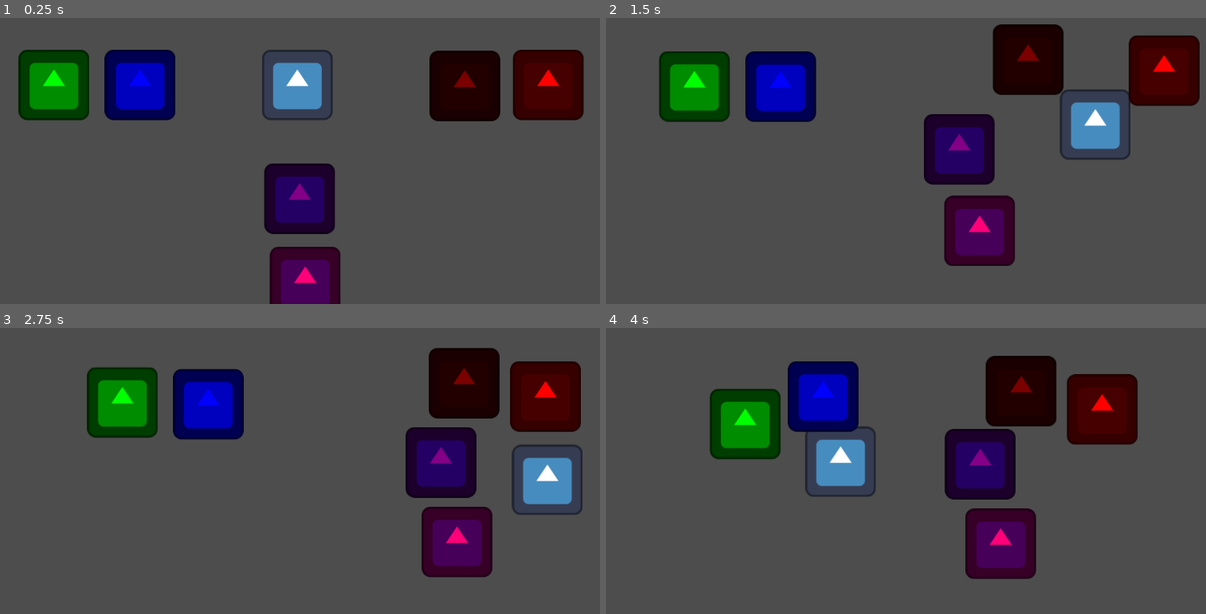
Above: before the commit, frames 1-4 (two rows, left to right).
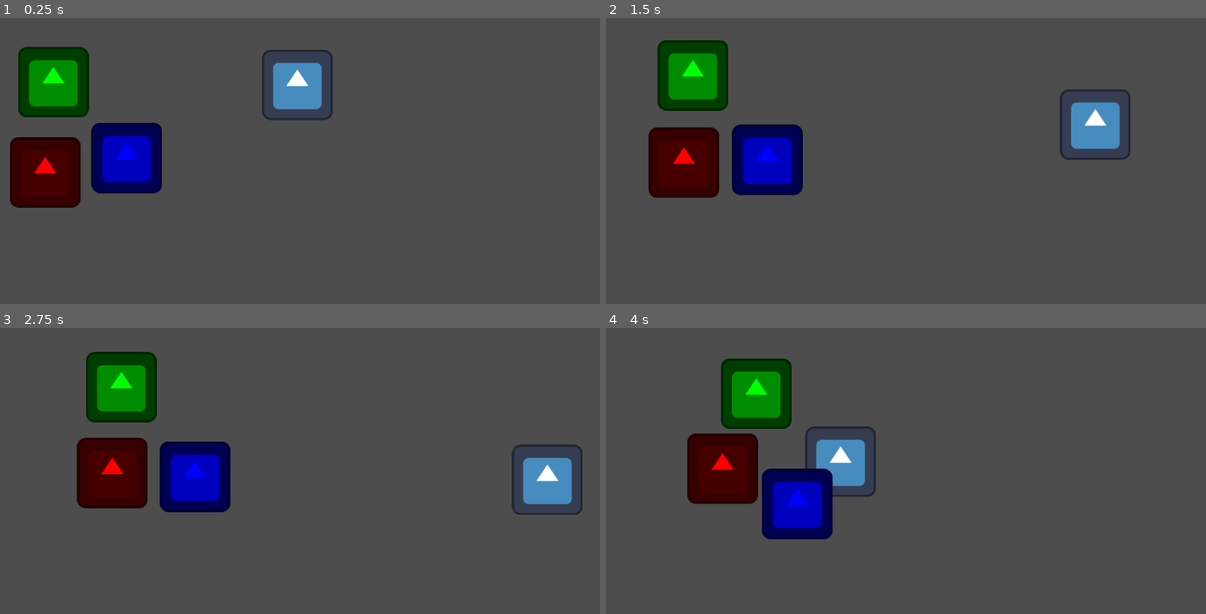
Above: after the commit, the same moments.

Repository: Letanyan/godot-Boids
Game: Godot game, scene res://main.tscn
Same seed, same stepped clock (60 frames per second), same inputs: the game is played once before the commit and once after it. The engine's default icon, where the game draws it, is replaced by a stand-in: a white triangle on a blue panel in a dark square.
Inputs (mouse positions are in pixels of both pictures, inside the frame that each line leads up to):
- Up to frame 1 (0.25 s): no input
- Up to frame 2 (1.5 s): tap Enter at 0.5 s; move the mouse to (1050, 106) at 0.52 s; hold Right (ui_right) 0.53-1.28 s; click (1050, 106) at 0.67 s; move the mouse to (780, 143) at 1.27 s; hold Down (ui_down) from 1.28 s (still down)
- Up to frame 3 (2.75 s): move the mouse to (366, 356) at 2.02 s; release Down (ui_down) at 2.03 s; hold Right (ui_right) from 2.03 s (still down)
- Up to frame 4 (4 s): move the mouse to (876, 508) at 2.77 s; release Right (ui_right) at 2.78 s; hold Up (ui_up) 2.78-3.53 s; click (876, 508) at 2.92 s; move the mouse to (1098, 488) at 3.52 s; hold Left (ui_left) from 3.53 s (still down)

The runs differ from the first frame. In frame 1, 20% of the frame differs, in the area x 1-98%, y 10-100%; in frame 2, 22%; in frame 3, 22%; in frame 4, 23%, in the area x 13-89%, y 9-88%.

Commit message:
demo with multiple ally targets

Diff:
--- a/main.gd
+++ b/main.gd
@@ -1,48 +1,51 @@
 extends Node2D
 
-@onready var player_boid: Boid = $PlayerStuff/PlayerBoid
-@onready var player: Sprite2D = $PlayerStuff/Player
+@onready var player: Sprite2D = $Player
 var player_velocity := Vector2.ZERO
 
-@onready var enemy_boid1: Boid = $EnemyGroup1/EnemyBoid1
-@onready var enemy_boid2: Boid = $EnemyGroup2/EnemyBoid2
+@onready var ally1boid: Boid = $Ally1Boid
+@onready var ally2boid: Boid = $Ally2Boid
+@onready var ally3boid: Boid = $Ally3Boid
+
+var random_positions_for_each_ally := PackedVector2Array([])
 
 func _ready() -> void:
+	# generate positions for allies around player
+	random_positions_for_each_ally.append(Vector2.UP.rotated(randf() * 2 * PI) * 200)
+	random_positions_for_each_ally.append(Vector2.UP.rotated(randf() * 2 * PI) * 200)
+	random_positions_for_each_ally.append(Vector2.UP.rotated(randf() * 2 * PI) * 200)
+
 	# setup the entities each boid will manage and their obstacles
-	player_boid.entities.append($PlayerStuff/Ally1)
-	player_boid.entities.append($PlayerStuff/Ally2)
-	player_boid.obstacles.append($EnemyGroup1/Enemy1)
-	player_boid.obstacles.append($EnemyGroup1/Enemy2)
-	player_boid.obstacles.append($EnemyGroup2/Enemy1)
-	player_boid.obstacles.append($EnemyGroup2/Enemy2)
+	ally1boid.entities.append($Ally1)
+	ally1boid.obstacles.append($Ally2)
+	ally1boid.obstacles.append($Ally3)
+	ally1boid.obstacles.append($Player)
 
-	enemy_boid1.entities.append($EnemyGroup1/Enemy1)
-	enemy_boid1.entities.append($EnemyGroup1/Enemy2)
-	enemy_boid1.obstacles.append($PlayerStuff/Ally1)
-	enemy_boid1.obstacles.append($PlayerStuff/Ally2)
-	enemy_boid1.obstacles.append($EnemyGroup2/Enemy1)
-	enemy_boid1.obstacles.append($EnemyGroup2/Enemy2)
+	ally2boid.entities.append($Ally2)
+	ally2boid.obstacles.append($Ally1)
+	ally2boid.obstacles.append($Ally3)
+	ally2boid.obstacles.append($Player)
 
-	enemy_boid2.entities.append($EnemyGroup2/Enemy1)
-	enemy_boid2.entities.append($EnemyGroup2/Enemy2)
-	enemy_boid2.obstacles.append($PlayerStuff/Ally1)
-	enemy_boid2.obstacles.append($PlayerStuff/Ally2)
-	enemy_boid2.obstacles.append($EnemyGroup1/Enemy1)
-	enemy_boid2.obstacles.append($EnemyGroup1/Enemy2)
+	ally3boid.entities.append($Ally3)
+	ally3boid.obstacles.append($Ally2)
+	ally3boid.obstacles.append($Ally1)
+	ally3boid.obstacles.append($Player)
 
 func _physics_process(delta: float) -> void:
 	# update player boid
 	player.position += player_velocity * 150 * delta
-	player_boid.target = player.position
-	player_boid.update_positions(delta)
+
+	# update ally 1
+	ally1boid.target = player.position + random_positions_for_each_ally[0]
+	ally1boid.update_positions(delta)
 
 	# update group 1 boid
-	enemy_boid1.target = player.position
-	enemy_boid1.update_positions(delta)
+	ally2boid.target = player.position + random_positions_for_each_ally[1]
+	ally2boid.update_positions(delta)
 
 	# update group 2 boid
-	enemy_boid2.target = player.position
-	enemy_boid2.update_positions(delta)
+	ally3boid.target = player.position + random_positions_for_each_ally[2]
+	ally3boid.update_positions(delta)
 
 
 func _input(event: InputEvent) -> void:
--- a/main.tscn
+++ b/main.tscn
@@ -7,54 +7,39 @@
 [node name="Level" type="Node2D"]
 script = ExtResource("1_qyksv")
 
-[node name="PlayerStuff" type="Node2D" parent="."]
-
-[node name="PlayerBoid" type="Node2D" parent="PlayerStuff"]
+[node name="Ally1Boid" type="Node2D" parent="."]
 script = ExtResource("1_kkn1f")
+target_min_radius = 0.0
+target_max_radius = 10.0
 movement_speed = 50.0
 
-[node name="Player" type="Sprite2D" parent="PlayerStuff"]
+[node name="Ally2Boid" type="Node2D" parent="."]
+script = ExtResource("1_kkn1f")
+target_min_radius = 0.0
+target_max_radius = 10.0
+movement_speed = 50.0
+
+[node name="Ally3Boid" type="Node2D" parent="."]
+script = ExtResource("1_kkn1f")
+target_min_radius = 0.0
+target_max_radius = 10.0
+movement_speed = 50.0
+
+[node name="Player" type="Sprite2D" parent="."]
 position = Vector2(564, 250)
 texture = ExtResource("1_xkykf")
 
-[node name="Ally1" type="Sprite2D" parent="PlayerStuff"]
+[node name="Ally1" type="Sprite2D" parent="."]
 modulate = Color(0, 1, 0, 1)
 position = Vector2(111, 250)
 texture = ExtResource("1_xkykf")
 
-[node name="Ally2" type="Sprite2D" parent="PlayerStuff"]
+[node name="Ally2" type="Sprite2D" parent="."]
 modulate = Color(0, 0, 1, 1)
-position = Vector2(267, 250)
+position = Vector2(243, 384)
 texture = ExtResource("1_xkykf")
 
-[node name="EnemyGroup1" type="Node2D" parent="."]
-
-[node name="EnemyBoid1" type="Node2D" parent="EnemyGroup1"]
-script = ExtResource("1_kkn1f")
-movement_speed = 100.0
-
-[node name="Enemy1" type="Sprite2D" parent="EnemyGroup1"]
+[node name="Ally3" type="Sprite2D" parent="."]
 modulate = Color(1, 0, 0, 1)
-position = Vector2(1043, 250)
+position = Vector2(97, 415)
 texture = ExtResource("1_xkykf")
-
-[node name="Enemy2" type="Sprite2D" parent="EnemyGroup1"]
-modulate = Color(0.482353, 0, 0, 1)
-position = Vector2(892, 252)
-texture = ExtResource("1_xkykf")
-
-[node name="EnemyGroup2" type="Node2D" parent="."]
-
-[node name="EnemyBoid2" type="Node2D" parent="EnemyGroup2"]
-script = ExtResource("1_kkn1f")
-movement_speed = 150.0
-
-[node name="Enemy1" type="Sprite2D" parent="EnemyGroup2"]
-modulate = Color(1, 0, 0.47451, 1)
-position = Vector2(572, 638)
-texture = ExtResource("1_xkykf")
-
-[node name="Enemy2" type="Sprite2D" parent="EnemyGroup2"]
-modulate = Color(0.517647, 0, 0.52549, 1)
-position = Vector2(569, 494)
-texture = ExtResource("1_xkykf")
--- a/project.godot
+++ b/project.godot
@@ -12,5 +12,5 @@
 
 config/name="Boids"
 run/main_scene="res://main.tscn"
-config/features=PackedStringArray("4.0", "Forward Plus")
+config/features=PackedStringArray("4.2", "Forward Plus")
 config/icon="res://icon.svg"
